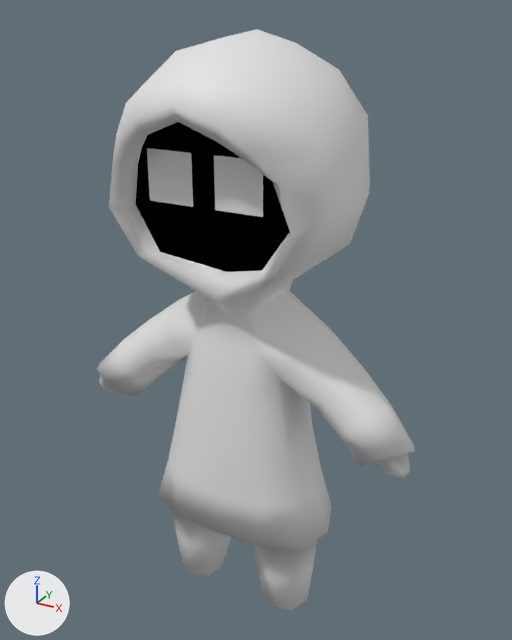
The Blender file blader/blader.blend as it was, and as the next commit left it.
The view is the same before and after, from a 50 mm camera at (1.044, -1.817, 1.995) aimed at (0.006, 0.069, 1.052). The axes (+X, +Y, +Z) are drawn at lower left. The lights are the same throughout.

In view in the first picture: 'blader'.
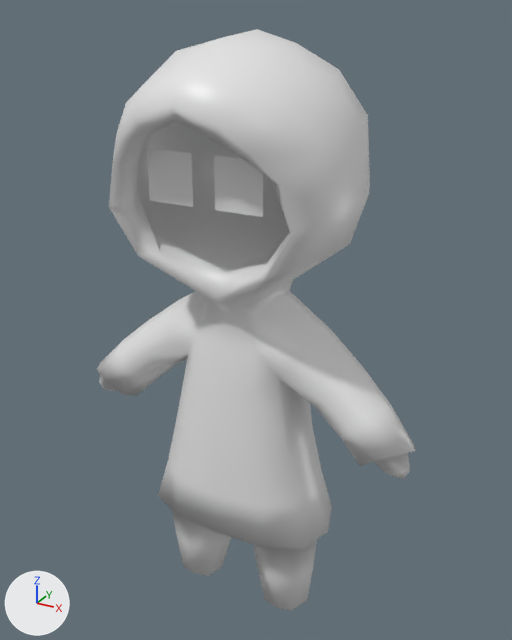
Boxes (x1, y1, x2, y2) around the edits, measured in the pictures (512 x 640 px):
part 1 of me_cube, recoloured (black to grey)
    both: (136, 122, 290, 272)

The change, as a list of edits to the scene's bpy script:
```text
Change me_cube:
    where me_cube.from_pydata(...)  # 342 vertices, 346 faces; spans x -0.6..0.6, y -0.34..0.39, z -0.01..1.94
    used by ob_blader; location = (0.0, 0.0, 0.0)
    me_cube part 1: all 42 faces that had it switch from mat_material_002 to mat_material_001 (its picture is missing)
```
